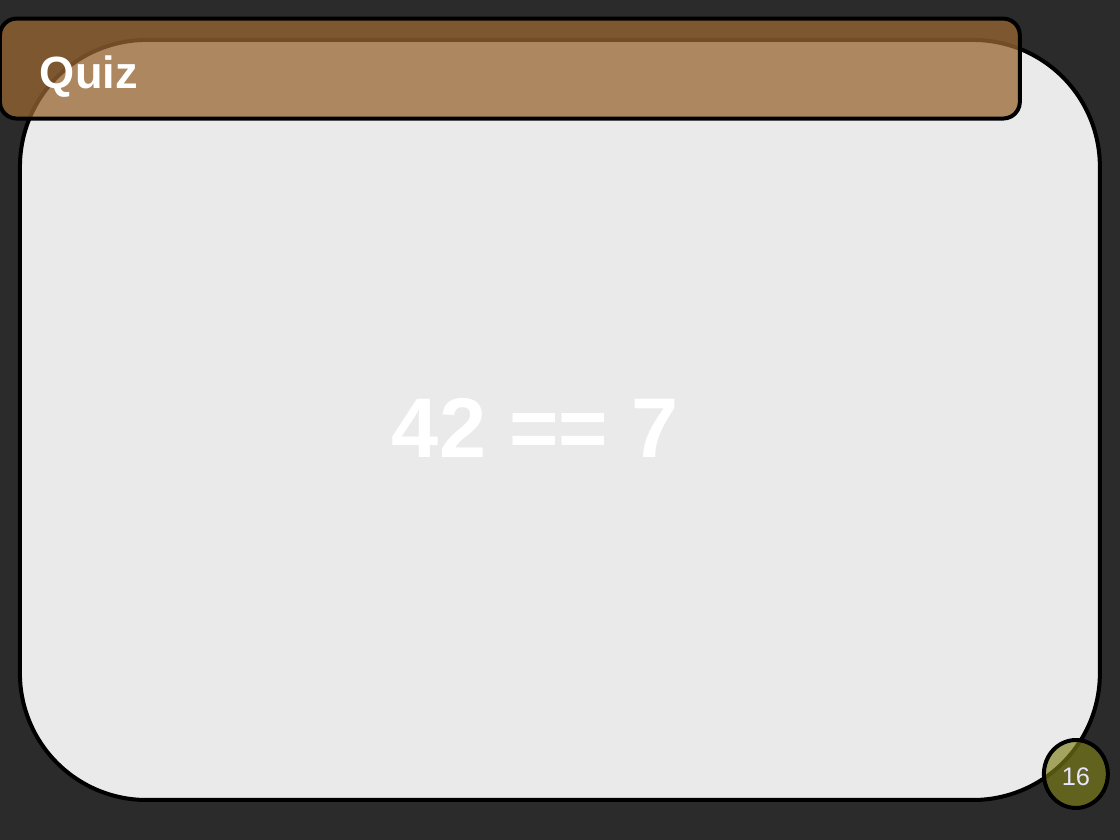
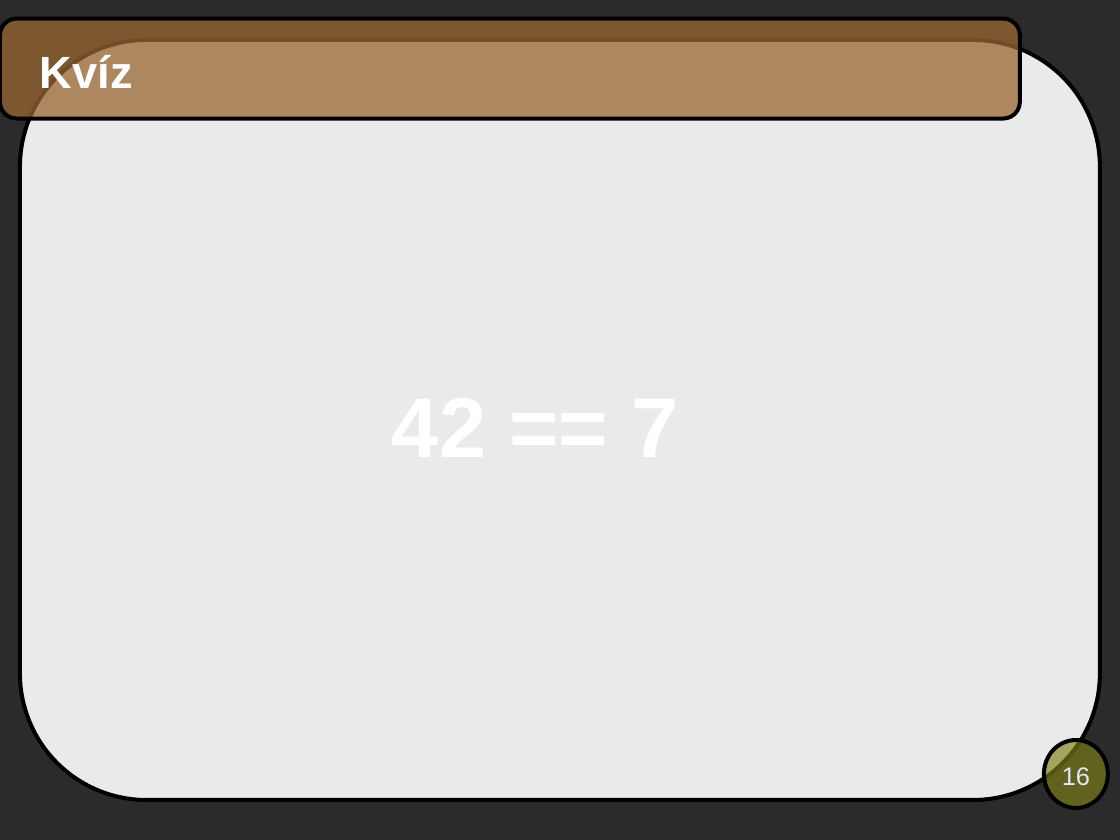
Before and after one commit to jkalmar/PythonDays, a slide deck: slide 16 of 2019/lecture/2019.odp. Drawn at 1120x840 pixels with LibreOffice and Linux fonts; fonts in the diff are those of the drawing; background and template pictures are left out; a plain dark background stands for a picture behind light text. Boxes give left, top, right and bottom in pixels: in the first picture for what was removed or moved away, otherwise in the second. Text is boxed around its words. In the diff, an @@ line names an element or a change of style, - is before the commit and + after.

```diff
--- a/2019/lecture/2019.odp
+++ b/2019/lecture/2019.odp
@@ title at [40, 52, 133, 96]: text changed @@
-Quiz
+Kvíz
```
Also in this commit, not shown: 20 other slides changed, 1 slide added, 1 other file.
